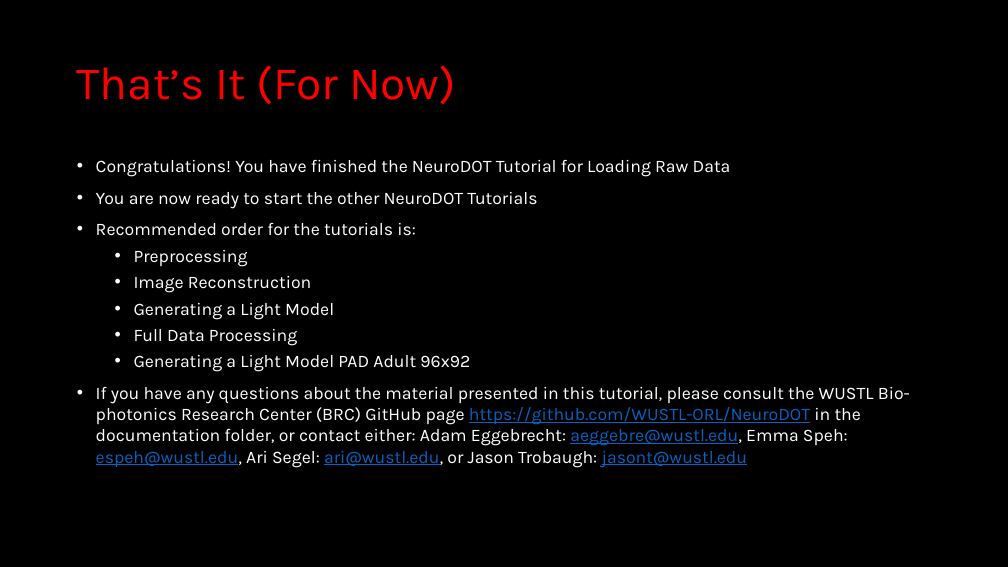
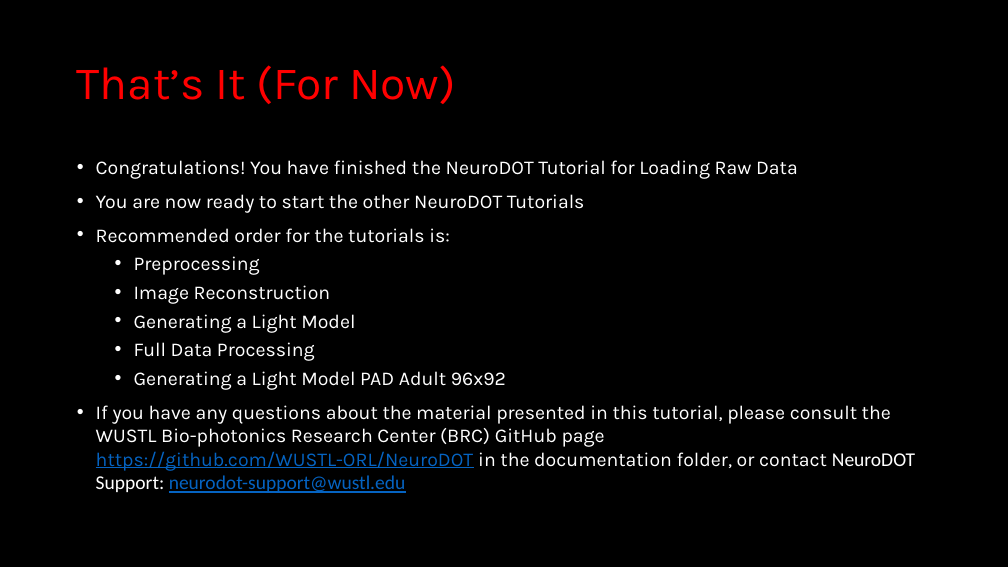
Before and after one commit to WUSTL-ORL/NeuroDOT, a slide deck: slide 7 of Documentation/Tutorials/NeuroDOT_Tutorial_for_Loading_Raw_Data.pptx. Drawn at 1008x567 pixels with LibreOffice and Linux fonts; fonts in the diff are those of the drawing. Boxes give left, top, right and bottom in pixels: in the first picture for what was removed or moved away, otherwise in the second. Text is boxed around its words. In the diff, an @@ line names an element or a change of style, - is before the commit and + after.

Commit message:
Update contact information

```diff
--- a/Documentation/Tutorials/NeuroDOT_Tutorial_for_Loading_Raw_Data.pptx
+++ b/Documentation/Tutorials/NeuroDOT_Tutorial_for_Loading_Raw_Data.pptx
@@ text at [96, 160, 798, 390]: size 16.8 to 18.6 pt in "Congratulations! You have finished the NeuroDOT Tutorial ...", "You are now ready to start the ...", "Recommended order for the tutorials is:", "Preprocessing" and 4 more places @@
@@ text at [96, 405, 915, 493]: text changed; size 16.8 to 18.6 pt @@
-• If you have any questions about the material presented in this tutorial, please consult the WUSTL Bio-photonics Research Center (BRC) GitHub page https://github.com/WUSTL-ORL/NeuroDOT in the documentation folder, or contact either: Adam Eggebrecht: aeggebre@wustl.edu, Emma Speh: espeh@wustl.edu, Ari Segel: ari@wustl.edu, or Jason Trobaugh: jasont@wustl.edu
+• If you have any questions about the material presented in this tutorial, please consult the WUSTL Bio-photonics Research Center (BRC) GitHub page https://github.com/WUSTL-ORL/NeuroDOT in the documentation folder, or contact NeuroDOT Support: neurodot-support@wustl.edu
```
Also in this commit, not shown: 3 other files.
